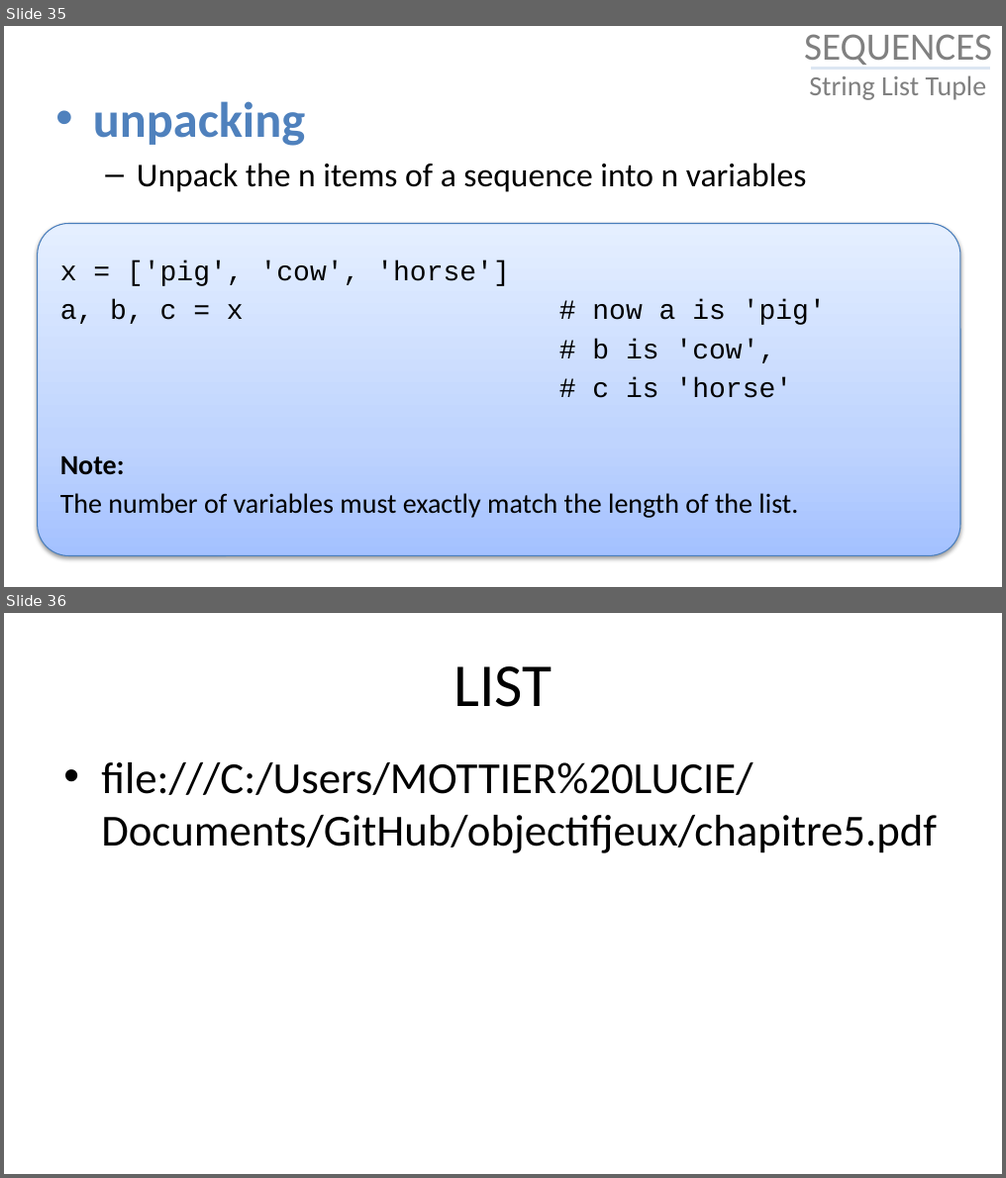
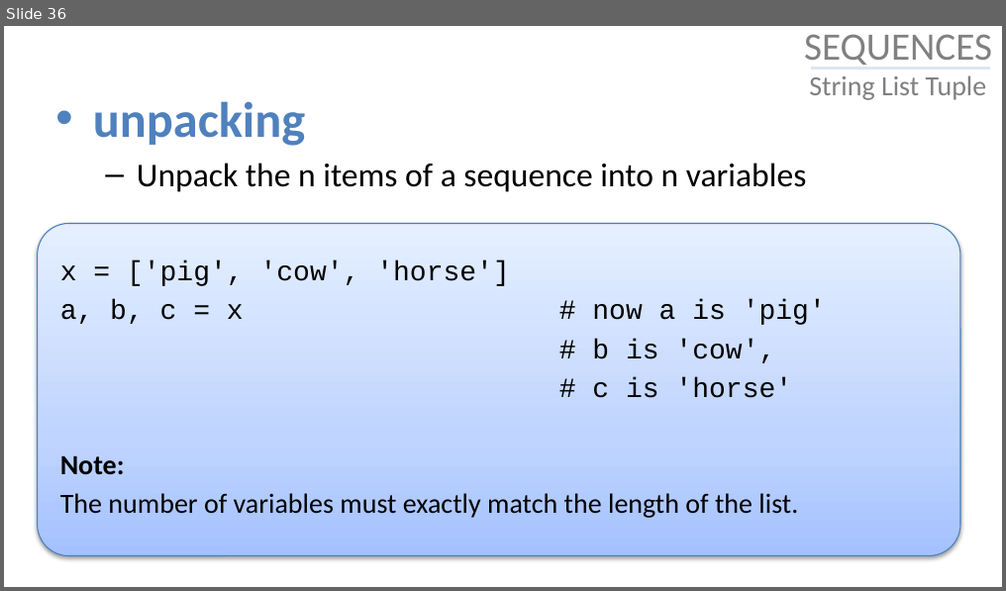
Before and after one commit to julienPalleau/Udemy, a slide deck: PythonParLaPratique 101 exercices/Python in 90 minutes [Enregistrement automatique].pptx. Shown one above the other, each under a label of ours: slides 35 and 36 before the commit, slide 36 after it. The pictures are 1006x1178 and 1006x591 pixels, drawn with LibreOffice and Linux fonts; fonts in the diff are those of the drawing. Boxes give left, top, right and bottom in pixels: in the first picture for what was removed or moved away, otherwise in the second. Text is boxed around its words. In the diff, an @@ line names an element or a change of style, - is before the commit and + after.

Commit message:
Revert "added list dictionaries and set"
This reverts commit 61d7ce8cfcedb49d7aff8154cae33023f6d81d31.

```diff
--- a/PythonParLaPratique 101 exercices/Python in 90 minutes [Enregistrement automatique].pptx
+++ b/PythonParLaPratique 101 exercices/Python in 90 minutes [Enregistrement automatique].pptx
@@ slide 36 removed at (x1=4, y1=613, x2=1002, y2=1174), background #FFFFFF @@
@@ title removed at (x1=453, y1=666, x2=551, y2=707) @@
-LIST
@@ text removed at (x1=101, y1=762, x2=937, y2=854) @@
-• file:///C:/Users/MOTTIER%20LUCIE/Documents/GitHub/objectifjeux/chapitre5.pdf
@@ what was slide 35 is now slide 36 @@
```
Also in this commit, not shown: 2 slides changed, 1 slide added, 6 other slides removed.
